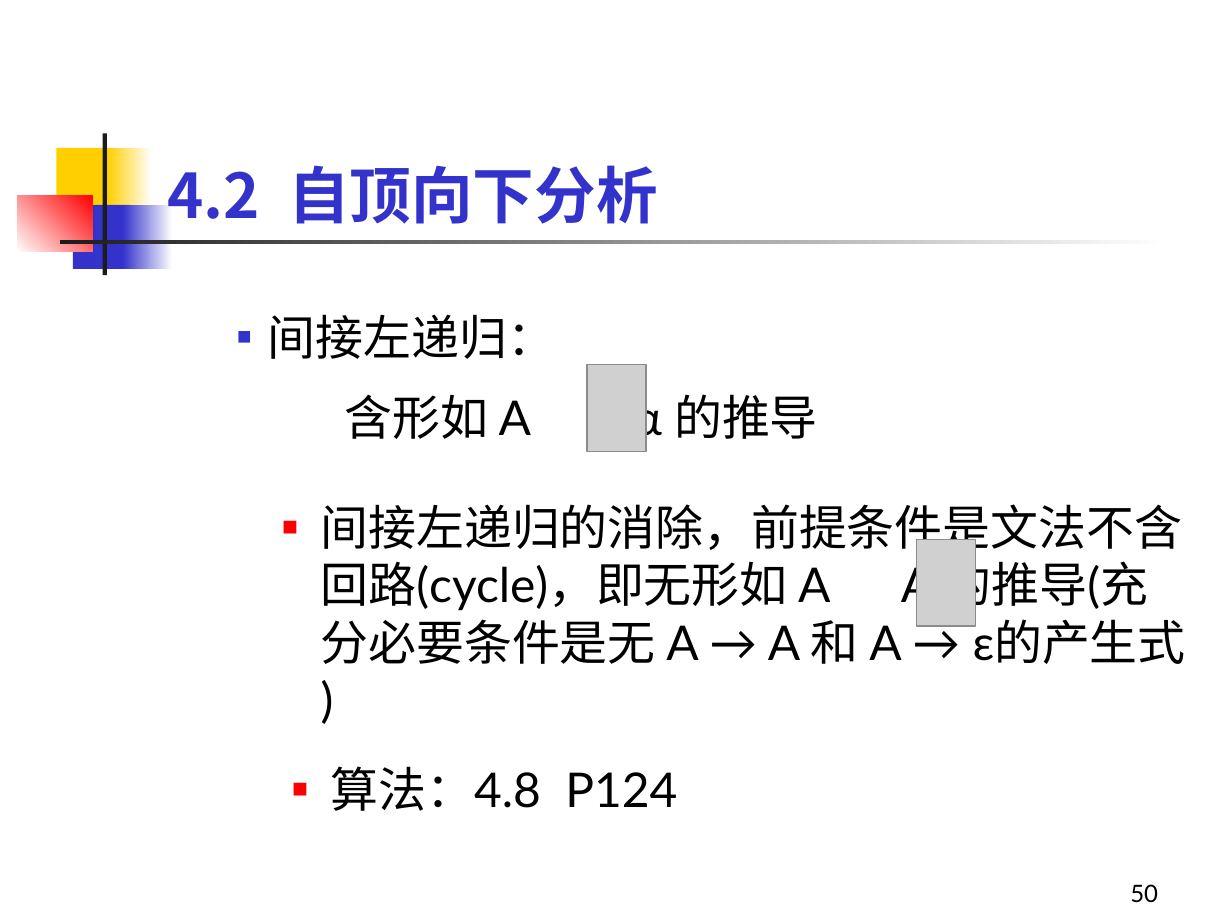
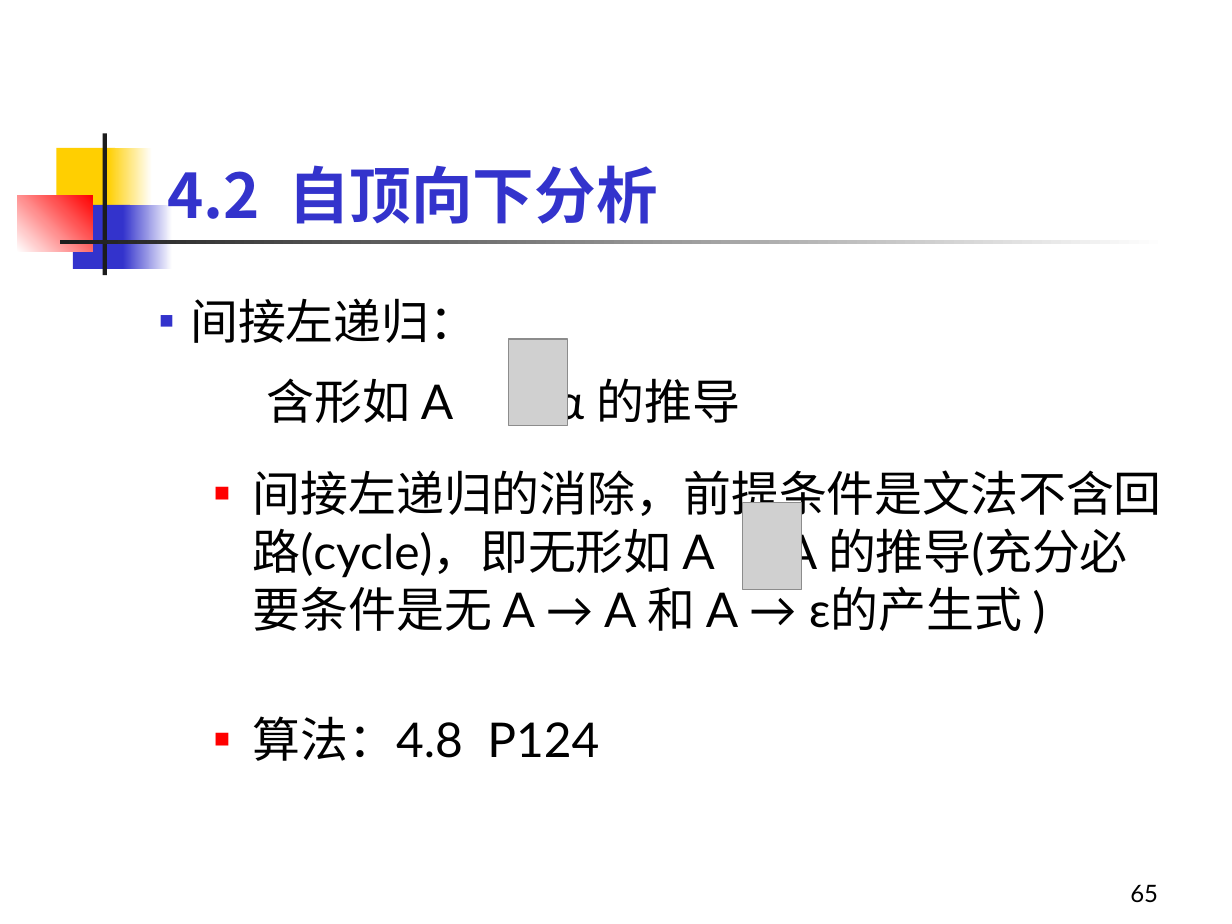
Before and after one commit to sonderlau/HzieeSurvivalGuide, a slide deck: slide 65 of Y1 Seminar II/编译原理/PPT/第4章 语法分析-1.ppt (slide 50 before the commit). Drawn at 1232x924 pixels with LibreOffice and Linux fonts; fonts in the diff are those of the drawing; grey boxes stand for pictures. Boxes give left, top, right and bottom in pixels: in the first picture for what was removed or moved away, otherwise in the second. Text is boxed around its words. In the diff, an @@ line names an element or a change of style, - is before the commit and + after.

```diff
--- a/Y1 Seminar II/编译原理/PPT/第4章 语法分析-1.ppt
+++ b/Y1 Seminar II/编译原理/PPT/第4章 语法分析-1.ppt
@@ text "间接左递归：": place and size @@
-text "间接左递归：" at [268,314,818,445]
+text "间接左递归：" at [190,298,741,430]
@@ picture: place and size @@
-picture at [586,365,646,451]
+picture at [509,339,568,425]
@@ text "间接左递归的消除，前提条件是文法不含回路(cycle)，即无形如 A A 的推导(充分必要条件是无 A ..." rewrapped from [321,504,1186,664] to [253,470,1162,631] @@
@@ picture: place and size @@
-picture at [917,540,976,626]
+picture at [742,503,801,589]
@@ text "算法：4.8 P124": place and size @@
-text "算法：4.8 P124" at [331,766,677,811]
+text "算法：4.8 P124" at [253,716,599,761]
@@ page number at [1130,884,1158,903]: text changed @@
-50
+65
```
Also in this commit, not shown: 18 other slides changed, 16 slides added, 11 other files.
